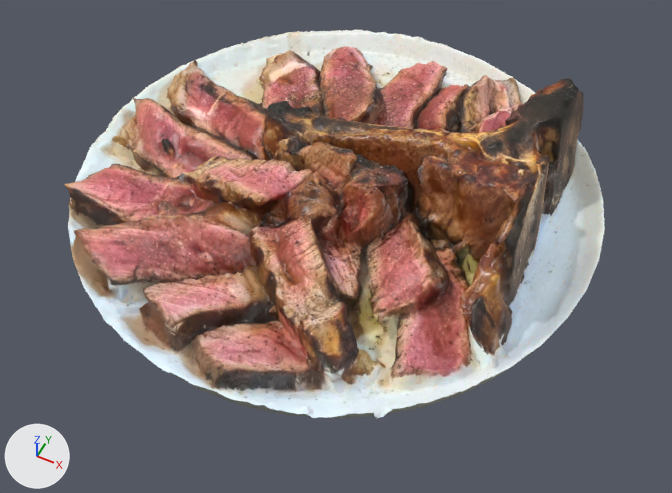
One commit to the glTF model public/models/bistecca.glb: the scene before it, then after it.
One viewpoint serves both versions: a 50 mm lens placed at (0.181, -0.362, 0.425), pointed at (0.015, -0.031, 0.01). The axes (+X, +Y, +Z) are drawn at lower left. The lights are the same throughout. The picture after the commit comes second. Where no turn or scale is listed for an object, it has been applied to the vertices. Vertices at exactly the same position are counted once.

The first picture shows 'FlorenceSteak_Model_3.001_Plate_0', 'FlorenceSteak_Model_3_FlorenceSteak_Model_3_u1_v1_0'.
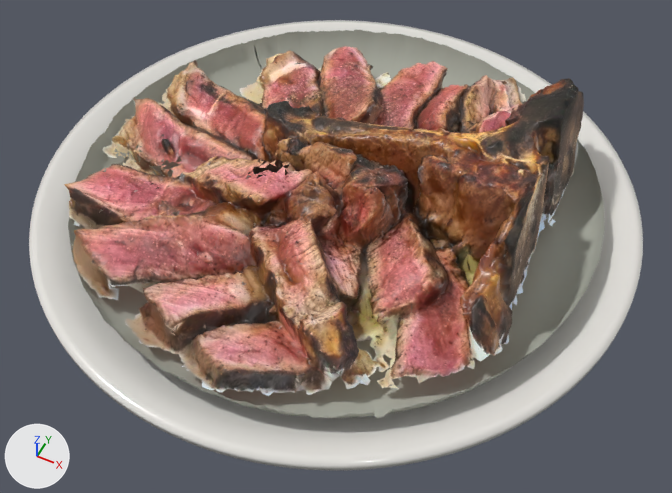
The newer file is also rescaled (x0.844), turned or shifted as a whole; pictures and numbers use the older file's frame.

Boxes (x1, y1, x2, y2) around the edits, measured in the pictures (672 x 493 px):
'FlorenceSteak_Model_3_FlorenceSteak_Model_3_u1_v1_0', reshaped (10% shorter)
    before: (64, 29, 605, 418)
    after: (64, 46, 584, 396)
'plate', added
    after: (29, 20, 643, 470)
part 1 of me_florencesteak_model_3_florencesteak_model_3_u1_v1_0, cut back
    before: (68, 29, 605, 418)
part 2 of me_florencesteak_model_3_florencesteak_model_3_u1_v1_0, deleted
    before: (253, 159, 286, 174)
'FlorenceSteak_Model_3.001_Plate_0', unchanged, uncovered by the edit
    before: (96, 43, 540, 418)
    after: (68, 29, 605, 418)

The change in detail:
Material 'plate' (mat_plate_1) is new.
Its base color is (0.8, 0.78, 0.74) (white #e7e5df).
Its roughness is 0.22.
Its coat weight is 0.6.
Its coat roughness is 0.08.
me_florencesteak_model_3_florencesteak_model_3_u1_v1_0 is used by ob_florencesteak_model_3_florencesteak_model_3_u1_v1_0.
me_florencesteak_model_3_florencesteak_model_3_u1_v1_0 had 18285 vertices, 35548 faces and spanned x -0.158..0.161, y -0.16..0.16, z -0.014..0.059.
me_florencesteak_model_3_florencesteak_model_3_u1_v1_0 now has 14666 vertices, 28459 faces and spans x -0.152..0.134, y -0.16..0.143, z -0.014..0.059.
me_florencesteak_model_3_florencesteak_model_3_u1_v1_0 part 1: 5 vertices moved within x -0.135..-0.02, y -0.061..0.106, z -0.011..-0.006; 3601 vertices removed from x -0.158..0.161, y -0.16..0.16, z -0.013..0.006.
me_florencesteak_model_3_florencesteak_model_3_u1_v1_0 part 2: 16 vertices removed from x -0.044..-0.001, y -0.034..-0.007, z -0.014..0.03.
Other edits to the shape of me_florencesteak_model_3_florencesteak_model_3_u1_v1_0 do not show in these pictures.
Mesh me_plate is new.
It has 1163 vertices, 2304 faces and spans x -0.184..0.184, y -0.184..0.184, z 0.0..0.025.
It uses material mat_plate_1 (white #e7e5df).
Object 'plate' (ob_plate) is new; it shows me_plate.
Its location is (0.0, 0.0, -0.0047).
